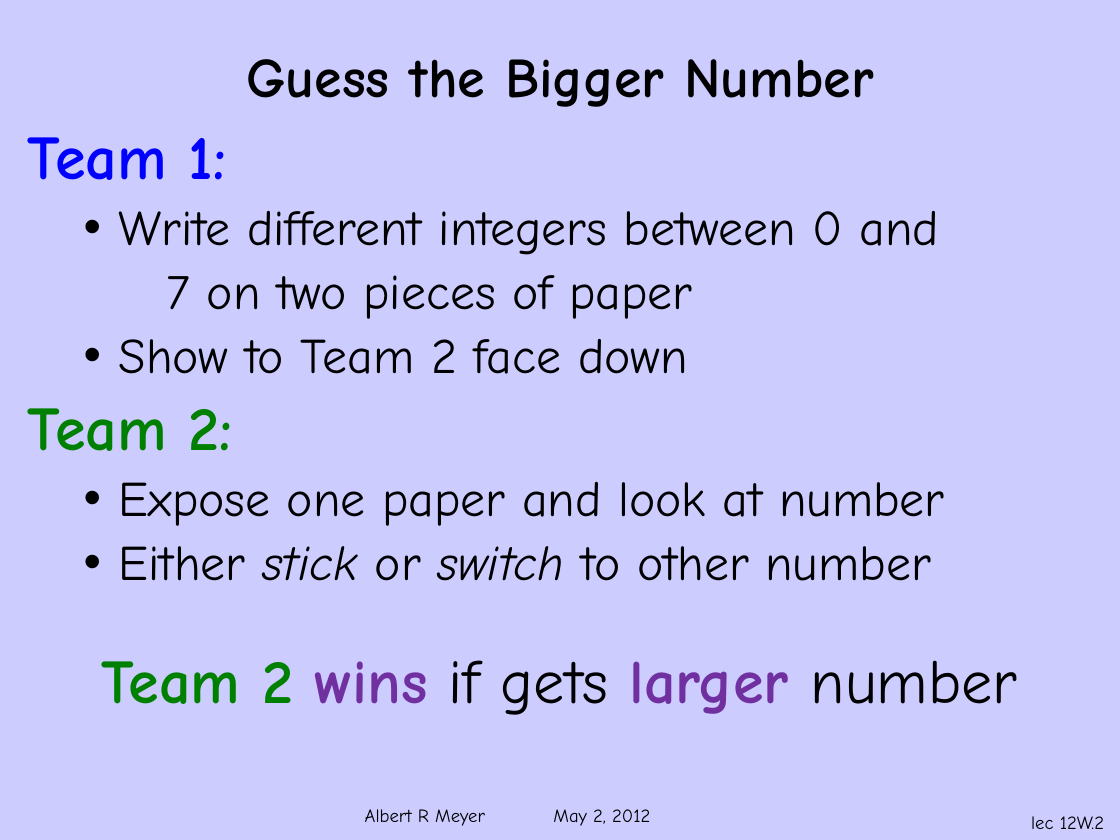
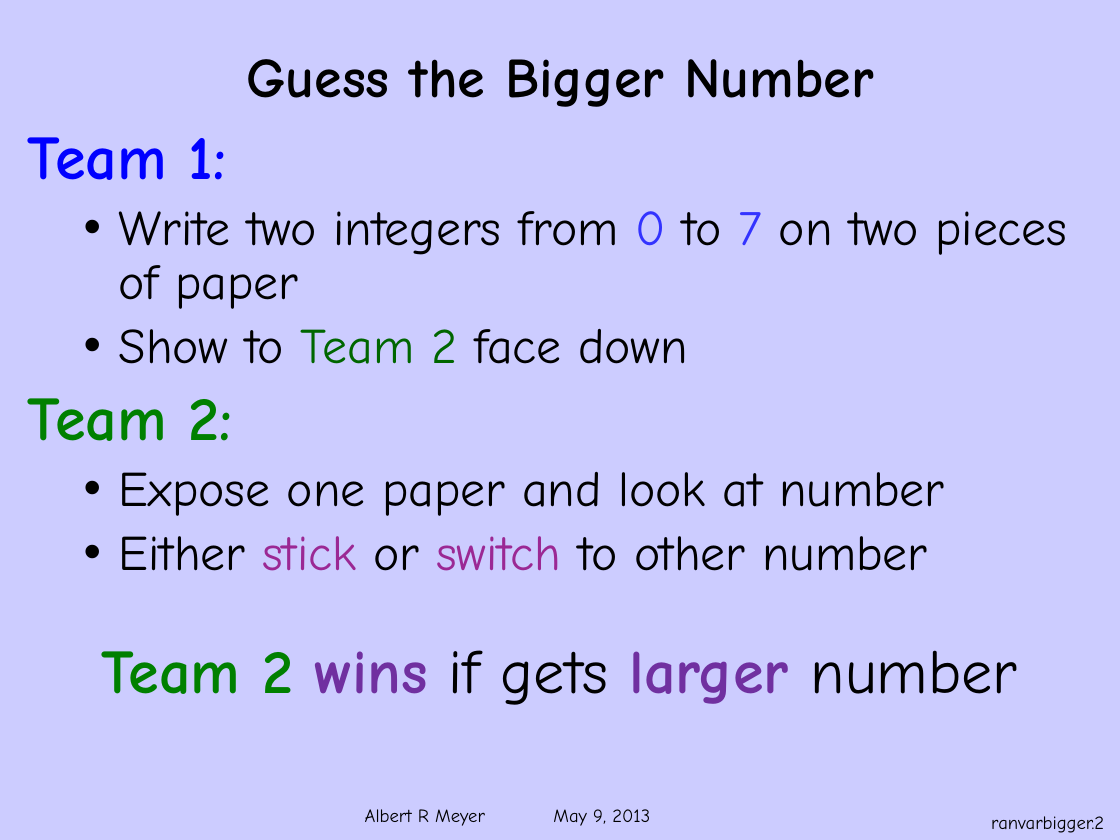
Before and after one commit to armeyer/mcs_web, a slide deck: slide 2 of spring13/slides13/ranvar-bigger-number.pptx. Drawn at 1120x840 pixels with LibreOffice and Linux fonts; fonts in the diff are those of the drawing; background and template pictures are left out. Boxes give left, top, right and bottom in pixels: in the first picture for what was removed or moved away, otherwise in the second. Text is boxed around its words. In the diff, an @@ line names an element or a change of style, - is before the commit and + after.

```diff
--- a/spring13/slides13/ranvar-bigger-number.pptx
+++ b/spring13/slides13/ranvar-bigger-number.pptx
@@ text at [119, 211, 1067, 309]: text changed @@
-  • Write different integers between 0 and
-  7 on two pieces of paper
+  • Write two integers from 0 to 7 on two pieces of paper
@@ text at [119, 329, 927, 571]: text colour #000000 to #006600 in "Team 2"; text colour #000000 to #9B2894, italic off in "stick switch" @@
@@ text at [365, 809, 650, 826]: text changed @@
-Albert R Meyer May 2, 2012
+Albert R Meyer May 9, 2013
@@ page number at [991, 816, 1104, 833]: text changed @@
-lec 12W.2
+ranvarbigger.2
```
Also in this commit, not shown: 12 other slides changed, 5 slides added, 1 other file.
